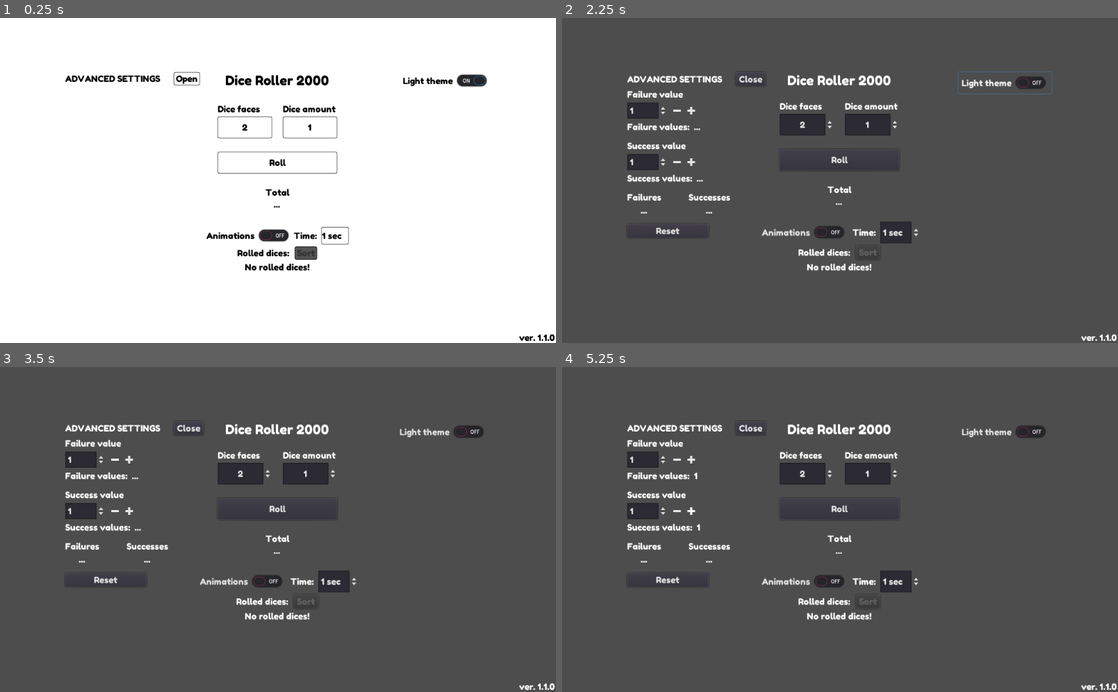
Above: before the commit, frames 1-4 (two rows, left to right).
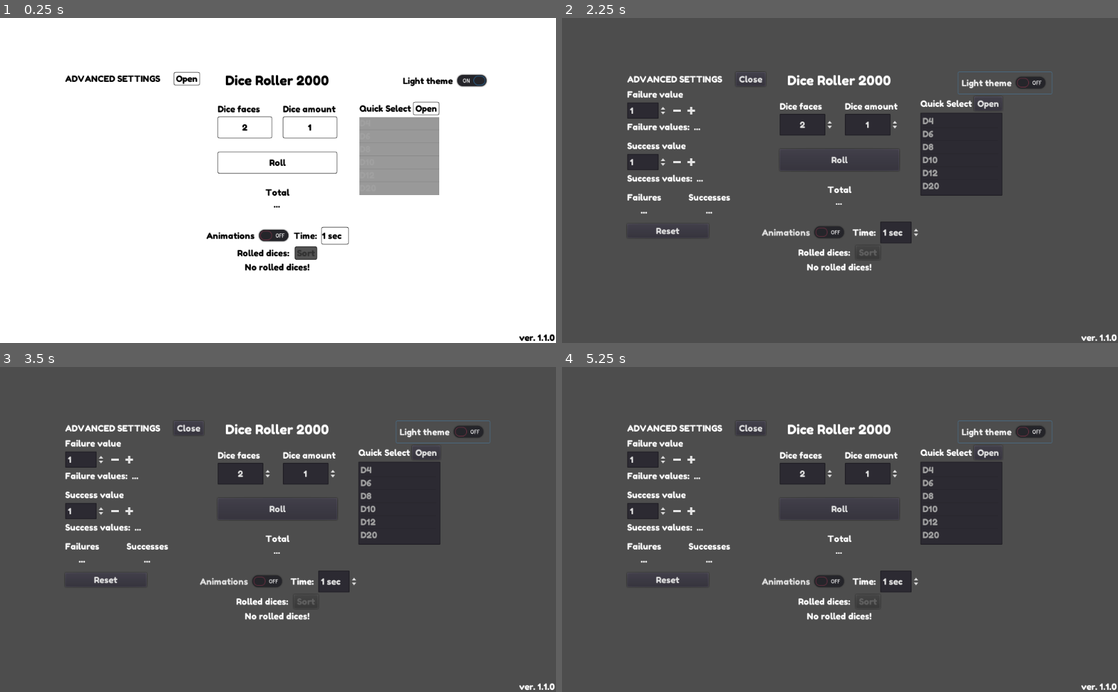
Above: after the commit, the same moments.

Repository: TheAspen/Dice_Roller_2000
Game: Godot game, scene res://Main.tscn
The game is run twice, just before and just after one commit, with the same random seed, the same clock (stepped at 60 frames per second) and the same inputs.
Inputs (mouse positions are in pixels of both pictures, inside the frame that each line leads up to):
- Up to frame 1 (0.25 s): no input
- Up to frame 2 (2.25 s): click "Open" at 0.5 s; click (990, 109) at 1.25 s, where only the run after the commit has a clickable "Open"; click "Light theme" at 2 s
- Up to frame 3 (3.5 s): click (116, 458) at 2.75 s
- Up to frame 4 (5.25 s): click (689, 458) at 3.5 s; click (678, 510) at 4.25 s; click (689, 510) at 5 s

The runs differ from the first frame. In frame 1, 3.7% of the frame differs, in the area x 64-80%, y 25-55%; in frame 2, 3.9%; in frame 3, 4.0%; in frame 4, 4.0%, in the area x 22-89%, y 16-55%.

Commit message:
Added common dice selector

Diff:
--- a/Main.tscn
+++ b/Main.tscn
@@ -1,13 +1,13 @@
 [gd_scene load_steps=12 format=2]
 
-[ext_resource path="res://scripts/MainScript.gd" type="Script" id=1]
+[ext_resource path="res://Scripts/MainScript.gd" type="Script" id=1]
 [ext_resource path="res://assets/addButton_pressed.png" type="Texture" id=2]
 [ext_resource path="res://assets/deleteButton_pressed.png" type="Texture" id=3]
 [ext_resource path="res://assets/addButton.png" type="Texture" id=4]
 [ext_resource path="res://assets/deleteButton.png" type="Texture" id=5]
 [ext_resource path="res://assets/addButton_normal.png" type="Texture" id=6]
 [ext_resource path="res://assets/deleteButton_normal.png" type="Texture" id=7]
-[ext_resource path="res://scripts/Components/GridScript.gd" type="Script" id=8]
+[ext_resource path="res://Scripts/Components/GridScript.gd" type="Script" id=8]
 [ext_resource path="res://assets/fonts/FredokaOne-Regular.ttf" type="DynamicFontData" id=9]
 [ext_resource path="res://assets/themes/main_theme.tres" type="Theme" id=10]
 
@@ -307,6 +307,44 @@
 mouse_filter = 2
 size_flags_horizontal = 3
 size_flags_vertical = 3
+
+[node name="QSMargin" type="MarginContainer" parent="App/VBoxContainer/HBoxContainer/VBoxContainer/CenterContainer"]
+margin_left = 92.0
+margin_top = 21.0
+margin_right = 689.0
+margin_bottom = 226.0
+custom_constants/margin_left = 450
+custom_constants/margin_bottom = 33
+
+[node name="QuickSelection" type="VBoxContainer" parent="App/VBoxContainer/HBoxContainer/VBoxContainer/CenterContainer/QSMargin"]
+margin_left = 450.0
+margin_right = 597.0
+margin_bottom = 172.0
+alignment = 1
+
+[node name="Header" type="HBoxContainer" parent="App/VBoxContainer/HBoxContainer/VBoxContainer/CenterContainer/QSMargin/QuickSelection"]
+margin_right = 147.0
+margin_bottom = 24.0
+
+[node name="Label" type="Label" parent="App/VBoxContainer/HBoxContainer/VBoxContainer/CenterContainer/QSMargin/QuickSelection/Header"]
+margin_top = 2.0
+margin_right = 95.0
+margin_bottom = 22.0
+text = "Quick Select"
+
+[node name="OpenButton" type="Button" parent="App/VBoxContainer/HBoxContainer/VBoxContainer/CenterContainer/QSMargin/QuickSelection/Header"]
+margin_left = 99.0
+margin_right = 147.0
+margin_bottom = 24.0
+text = "Open"
+
+[node name="DiceList" type="ItemList" parent="App/VBoxContainer/HBoxContainer/VBoxContainer/CenterContainer/QSMargin/QuickSelection"]
+margin_top = 28.0
+margin_right = 147.0
+margin_bottom = 172.0
+rect_min_size = Vector2( 80, 0 )
+items = [ "D4", null, false, "D6", null, false, "D8", null, false, "D10", null, false, "D12", null, false, "D20", null, false ]
+auto_height = true
 
 [node name="Container" type="VBoxContainer" parent="App/VBoxContainer/HBoxContainer/VBoxContainer/CenterContainer"]
 margin_left = 281.0
--- a/Scripts/Components/GridScript.gd
+++ b/Scripts/Components/GridScript.gd
@@ -1,6 +1,6 @@
 extends GridContainer
 
-var labelScript = preload("res://scripts/Components/LabelScript.gd")
+var labelScript = preload("res://Scripts/Components/LabelScript.gd")
 var animations = false
 
 # Set color to the result
--- a/assets/themes/main_theme.tres
+++ b/assets/themes/main_theme.tres
@@ -81,6 +81,8 @@
 
 [sub_resource type="StyleBoxEmpty" id=17]
 
+[sub_resource type="StyleBoxFlat" id=19]
+
 [sub_resource type="StyleBoxEmpty" id=6]
 
 [sub_resource type="StyleBoxFlat" id=9]
@@ -132,6 +134,7 @@
 CheckButton/styles/hover_pressed = SubResource( 15 )
 CheckButton/styles/normal = SubResource( 13 )
 CheckButton/styles/pressed = SubResource( 17 )
+ItemList/styles/bg = SubResource( 19 )
 Label/colors/font_color = Color( 0, 0, 0, 1 )
 Label/styles/normal = SubResource( 6 )
 LineEdit/colors/cursor_color = Color( 0, 0, 0, 1 )
Not shown: 1 places in assets/themes/main_theme.tres that only renumber resources
